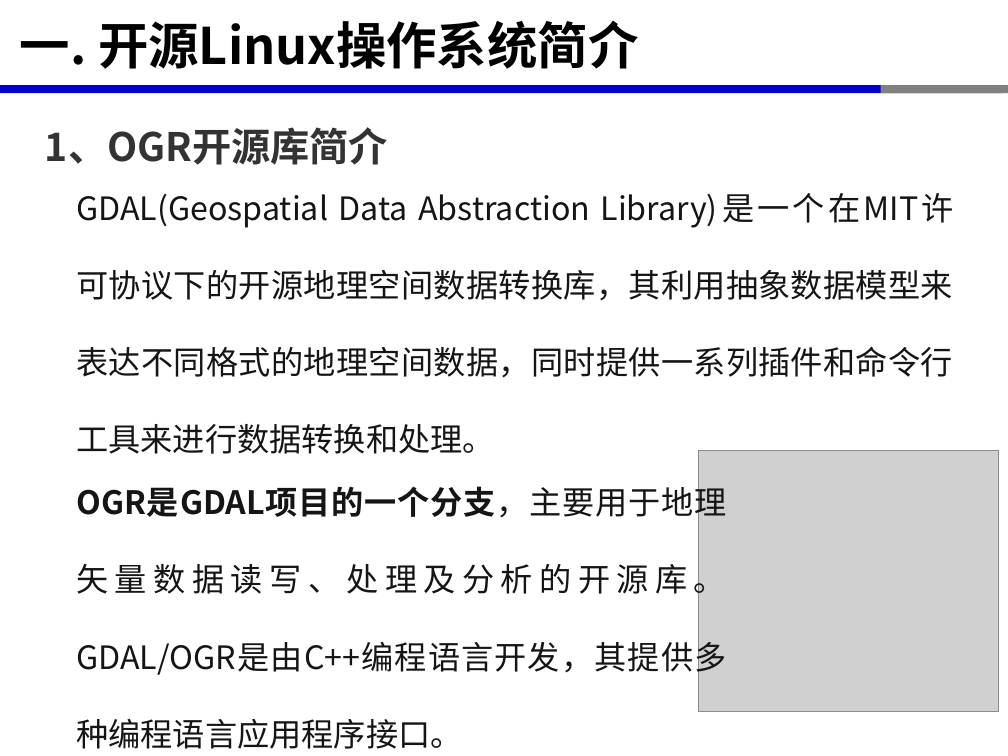
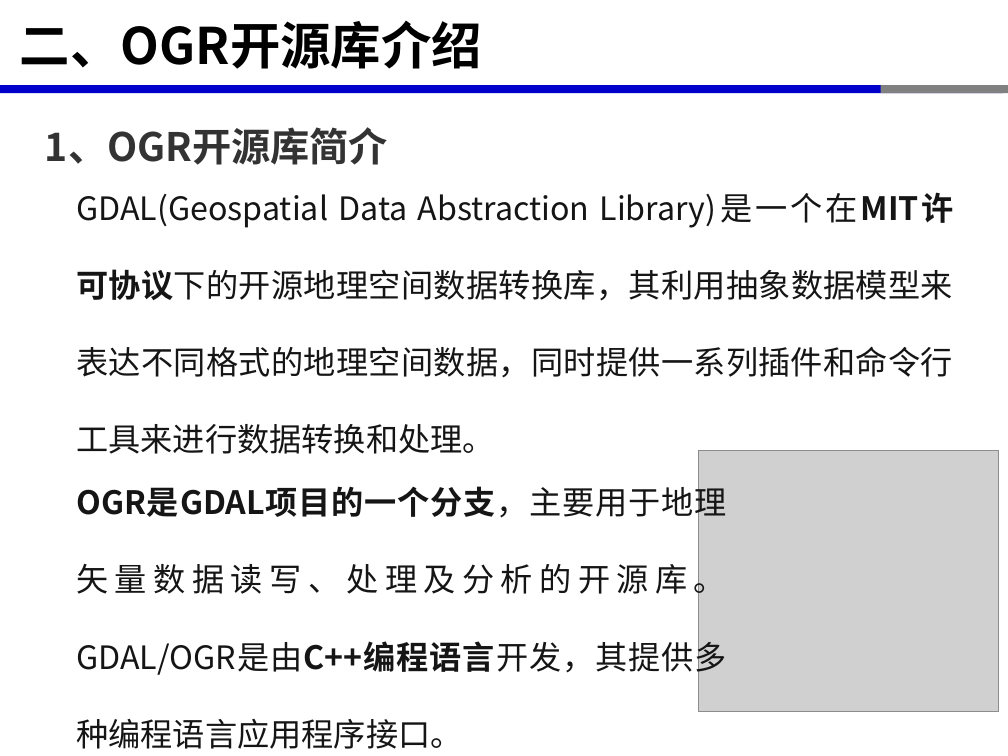
Before and after one commit to xinluo2018/open-source-gis-course, a slide deck: slide 10 of 第4章- OGR开源库及矢量数据处理-8课时/第3章-OGR开源库及矢量数据处理-8学时.pptx (slide 9 before the commit). Drawn at 1008x756 pixels with LibreOffice and Linux fonts; fonts in the diff are those of the drawing; grey boxes stand for pictures. Boxes give left, top, right and bottom in pixels: in the first picture for what was removed or moved away, otherwise in the second. Text is boxed around its words. In the diff, an @@ line names an element or a change of style, - is before the commit and + after.

```diff
--- a/第4章- OGR开源库及矢量数据处理-8课时/第3章-OGR开源库及矢量数据处理-8学时.pptx
+++ b/第4章- OGR开源库及矢量数据处理-8课时/第3章-OGR开源库及矢量数据处理-8学时.pptx
@@ title at box(20, 21, 482, 69): text changed @@
-一. 开源Linux操作系统简介
+二、OGR开源库介绍
@@ text "GDAL(Geospatial Data Abstraction Library)是一个在MIT许可协议下的开源地理空间 ..." at box(76, 192, 955, 454): bold on in "Library)是一个在MIT许可协议下的开源地理空间数据转换库，其利用抽象数据模型来表达不同格式的地理空间数据，同时提 ..." @@
@@ text "OGR是GDAL项目的一个分支，主要用于地理矢量数据读写、处理及分析的开源库。GDAL/OGR是由C++编程语言开发，其 ..." at box(76, 481, 726, 749): bold on in "OGR是GDAL项目的一个分支，主要用于地理矢量数据读写、处理及分析的开源库。GDAL/OGR是由C++编程语言开发，其 ..." @@
```
Also in this commit, not shown: 11 other slides changed, 1 slide added, 15 other files.
